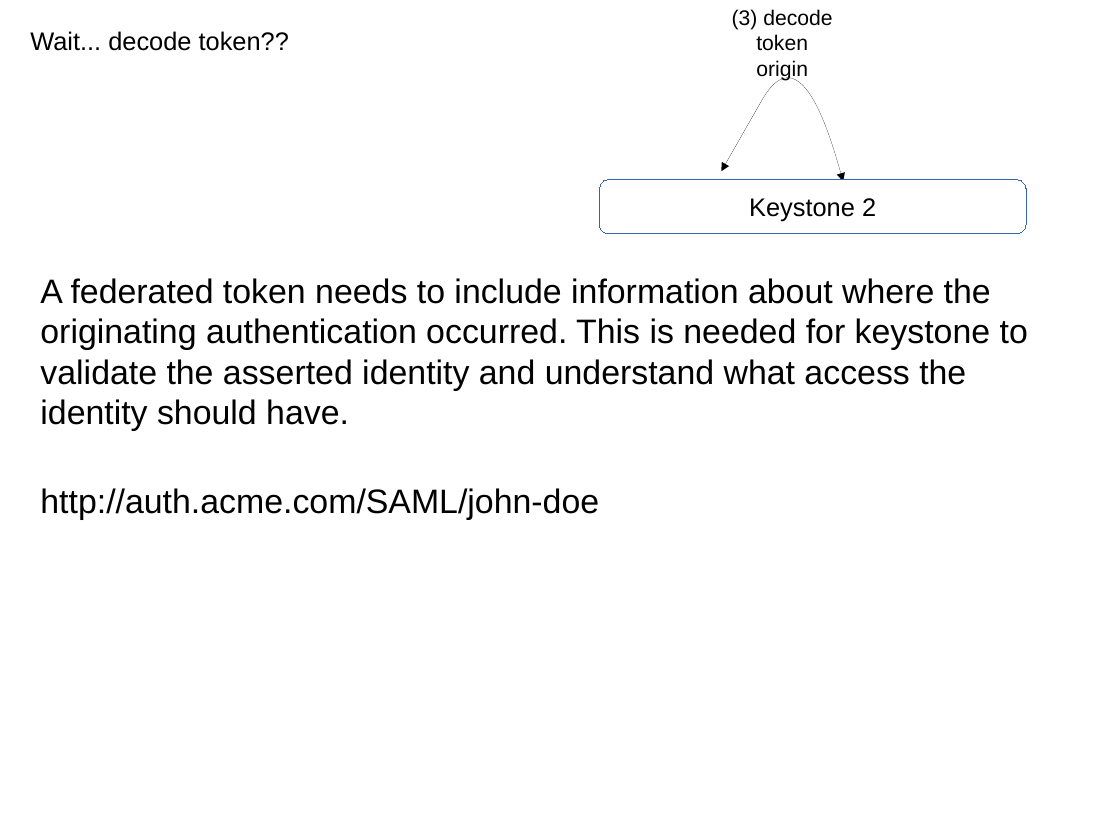
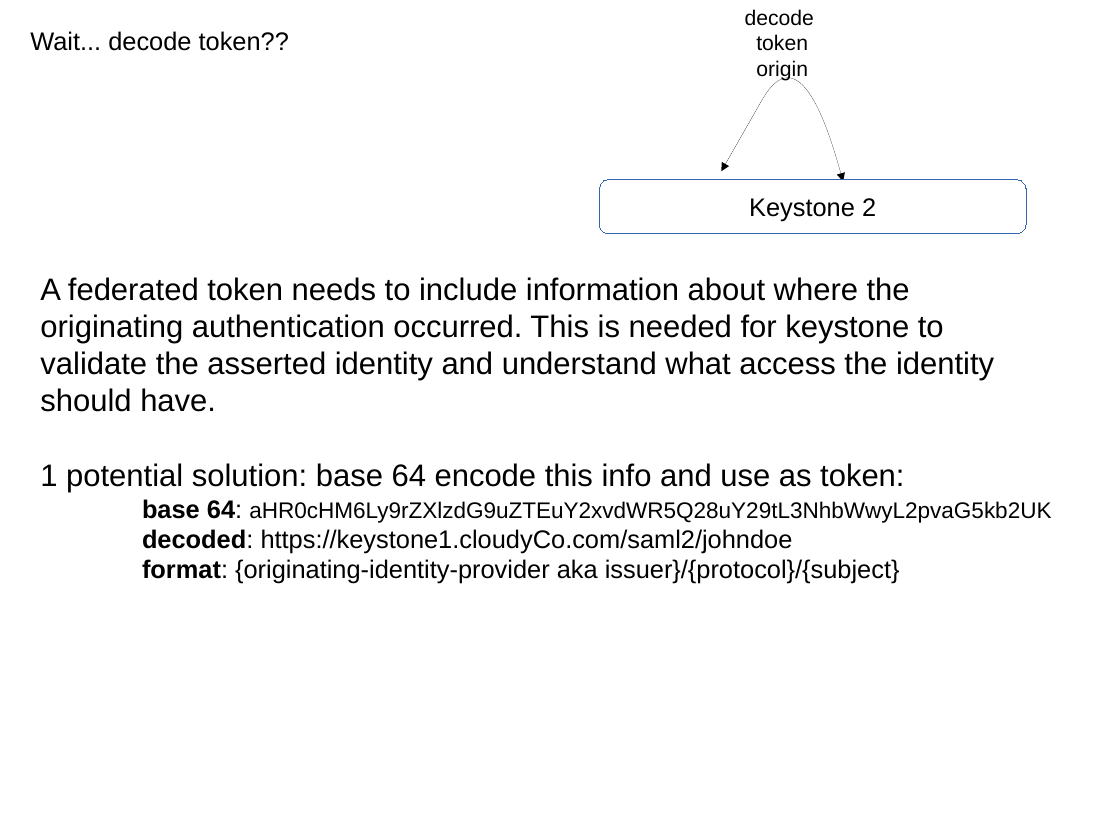
Before and after one commit to joesavak/OpenStackFederation, a slide deck: slide 10 of os-federation.odp (slide 9 before the commit). Drawn at 1120x840 pixels with LibreOffice and Linux fonts; fonts in the diff are those of the drawing. Boxes give left, top, right and bottom in pixels: in the first picture for what was removed or moved away, otherwise in the second. Text is boxed around its words. In the diff, an @@ line names an element or a change of style, - is before the commit and + after.

```diff
--- a/os-federation.odp
+++ b/os-federation.odp
@@ text in freeform shape at (x1=745, y1=9, x2=814, y2=26): text changed @@
-(3) decode
+decode
@@ text at (x1=40, y1=277, x2=994, y2=412): size 24 to 22 pt in "A federated token needs to include information ..." @@
@@ text at (x1=40, y1=463, x2=1051, y2=584): text changed; size 24 to 18 pt @@
-http://auth.acme.com/SAML/john-doe
+1 potential solution: base 64 encode this info and use as token:
+base 64: aHR0cHM6Ly9rZXlzdG9uZTEuY2xvdWR5Q28uY29tL3NhbWwyL2pvaG5kb2UK
+decoded: https://keystone1.cloudyCo.com/saml2/johndoe
+format: {originating-identity-provider aka issuer}/{protocol}/{subject}
```
Also in this commit, not shown: 4 other slides changed, 2 slides added.
